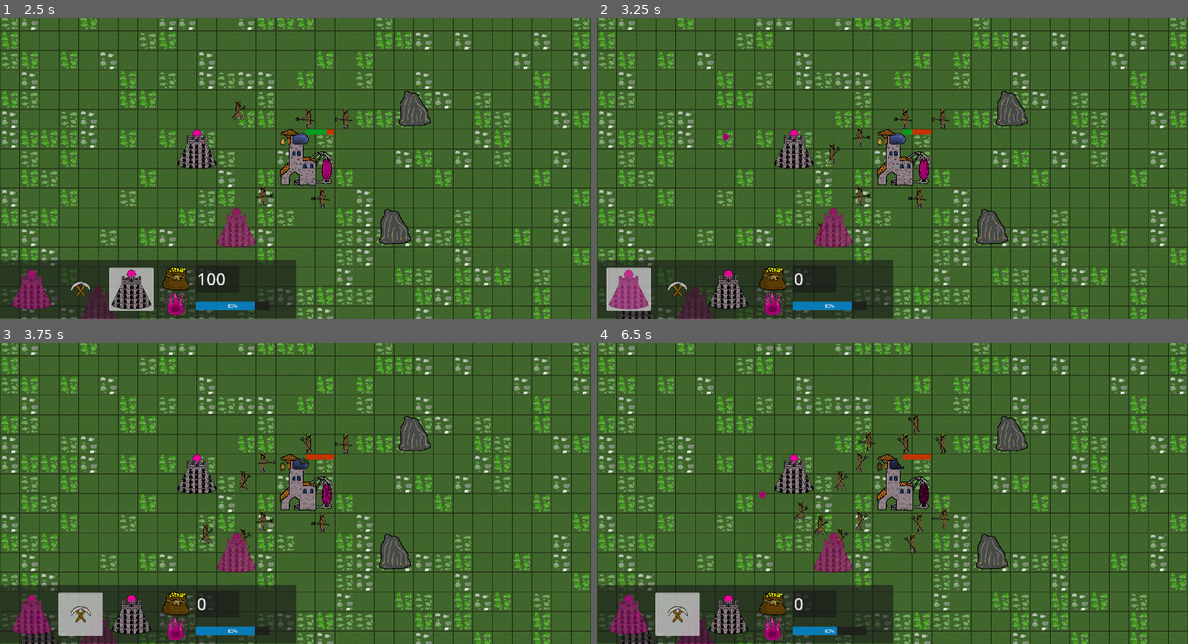
Above: before the commit, frames 1-4 (two rows, left to right).
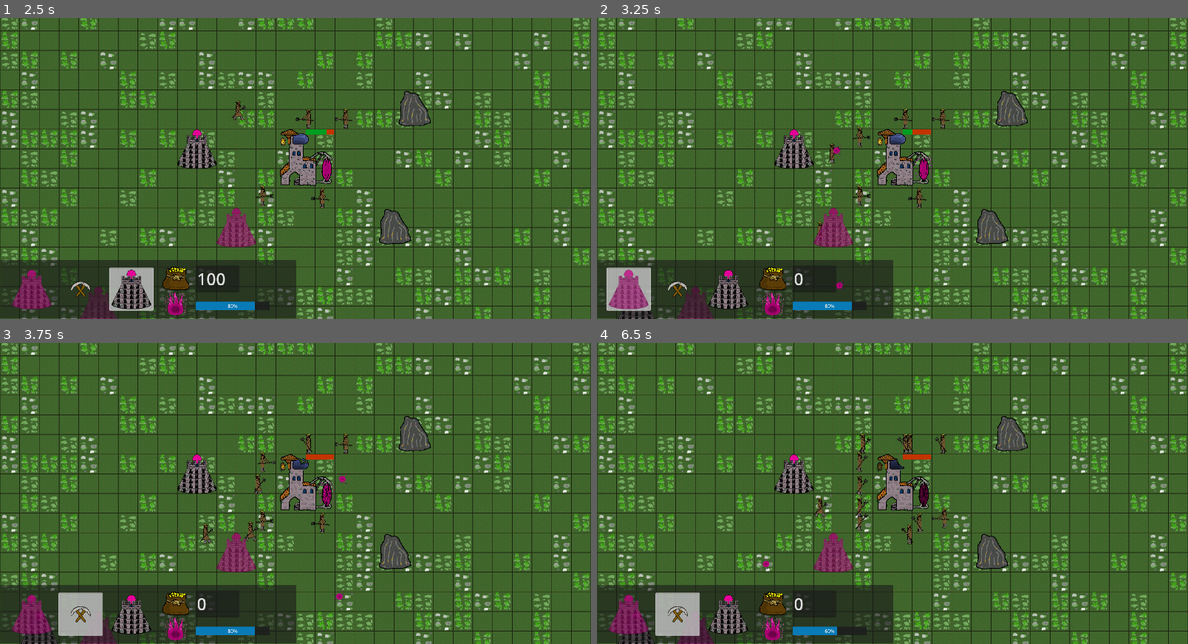
Above: after the commit, the same moments.

Repository: jaroslav2324/ludum_dare_54
Game: Godot game, scene res://scenes/main_scene.tscn
Same seed, same stepped clock (60 frames per second), same inputs: the game is played once before the commit and once after it. Sound files missing from this copy of the repository are replaced by a short silence.
Inputs (mouse positions are in pixels of both pictures, inside the frame that each line leads up to):
- Up to frame 1 (2.5 s): click (29, 288) at 0.5 s; click (82, 288) at 1.25 s; click (130, 288) at 2 s
- Up to frame 2 (3.25 s): click (626, 288) at 2.75 s
- Up to frame 3 (3.75 s): click (82, 613) at 3.5 s
- Up to frame 4 (6.5 s): click (727, 613) at 4.25 s; click (626, 613) at 5 s; click (679, 613) at 5.75 s

Frame 1 is identical in both runs. In frame 2, less than 0.1% of the frame differs, in the area x 21-42%, y 37-91%; in frame 3, 0.3%; in frame 4, 0.8%, in the area x 27-55%, y 23-76%.

Commit message:
normal tower attack

Diff:
--- a/scenes/ball.gd
+++ b/scenes/ball.gd
@@ -1,6 +1,6 @@
 extends RigidBody2D
 
-var damage = 1
+var damage = 2
 var speed = 700
 
 # Called when the node enters the scene tree for the first time.
@@ -14,4 +14,6 @@
 
 
 func _on_area_2d_body_entered(body):
-	queue_free()
+	body.apply_damage(damage)
+	#queue_free()
+	pass
--- a/scenes/ball.tscn
+++ b/scenes/ball.tscn
@@ -28,6 +28,7 @@
 [node name="ball" type="RigidBody2D"]
 collision_layer = 0
 collision_mask = 0
+gravity_scale = 0.0
 script = ExtResource("1_85i7x")
 
 [node name="AnimatedSprite2D" type="AnimatedSprite2D" parent="."]
@@ -39,6 +40,8 @@
 shape = SubResource("CircleShape2D_k477i")
 
 [node name="Area2D" type="Area2D" parent="."]
+collision_layer = 0
+collision_mask = 2
 
 [node name="CollisionShape2D" type="CollisionShape2D" parent="Area2D"]
 shape = SubResource("CircleShape2D_k477i")
--- a/scenes/enemy.tscn
+++ b/scenes/enemy.tscn
@@ -182,8 +182,7 @@
 size = Vector2(64, 66)
 
 [node name="Enemy" type="RigidBody2D" groups=["enemies"]]
-collision_layer = 3
-collision_mask = 3
+collision_layer = 2
 gravity_scale = 0.0
 script = ExtResource("1_f1vui")
 
--- a/scenes/tower.gd
+++ b/scenes/tower.gd
@@ -24,7 +24,7 @@
 
 # Called every frame. 'delta' is the elapsed time since the previous frame.
 func _process(delta):
-
+	#print(get_global_mouse_position())
 	pass
 
 
@@ -48,7 +48,7 @@
 		target = body
 		fire()
 		$attackPlayer.play()
-		target.apply_damage(tower_damage)
+		#target.apply_damage(tower_damage)
 		$radius/damageTimer.start(tower_attack_speed)
 	pass # Replace with function body.
 
@@ -67,17 +67,17 @@
 
 func _on_damage_timer_timeout():
 	$attackPlayer.play()
-	target.apply_damage(tower_damage)
+	#target.apply_damage(tower_damage)
 	fire()
 	pass # Replace with function body.
 
 func fire():
 	var instance = ball.instantiate()
-	instance.position = get_global_position()
-	print("instance.position", instance.position)
-	print("instance.rotation beg", instance.rotation)
+	instance.position = position
+	print("instance.position ", instance.position)
+	print("instance.rotation beg ", instance.rotation)
 	var a = instance.position - target.position
 	instance.rotation = a.angle() + PI
-	add_child(instance)
-	print("instance.rotation", instance.rotation)
-	instance.apply_central_impulse(Vector2(500,0).rotated(instance.rotation))
+	get_tree().get_root().add_child(instance)
+	print("instance.rotation ", instance.rotation)
+	instance.apply_central_impulse(Vector2(700,0).rotated(instance.rotation))
--- a/scenes/tower.tscn
+++ b/scenes/tower.tscn
@@ -55,6 +55,7 @@
 
 [node name="Tower" type="RigidBody2D"]
 gravity_scale = 0.0
+lock_rotation = true
 script = ExtResource("1_pwjn1")
 
 [node name="AnimatedSprite2D" type="AnimatedSprite2D" parent="."]
@@ -66,6 +67,8 @@
 shape = SubResource("RectangleShape2D_fuqtg")
 
 [node name="radius" type="Area2D" parent="."]
+collision_layer = 0
+collision_mask = 2
 
 [node name="radiusSprite" type="Sprite2D" parent="radius"]
 visible = false
--- a/scenes/tower_magic.gd
+++ b/scenes/tower_magic.gd
@@ -7,6 +7,7 @@
 
 var target
 var aimed_target = false
+var ball = preload("res://scenes/ball.tscn")
 
 # Called when the node enters the scene tree for the first time.
 func _ready():
@@ -42,8 +43,9 @@
 	if body.is_in_group("enemies") and not aimed_target:
 		aimed_target = true
 		target = body
+		fire()
 		$attackPlayer.play()
-		target.apply_damage(tower_damage)
+		#target.apply_damage(tower_damage)
 		$radius/damageTimer.start(tower_attack_speed)
 	pass # Replace with function body.
 
@@ -58,5 +60,17 @@
 
 func _on_damage_timer_timeout():
 	$attackPlayer.play()
-	target.apply_damage(tower_damage)
+	#target.apply_damage(tower_damage)
+	fire()
 	pass # Replace with function body.
+
+func fire():
+	var instance = ball.instantiate()
+	instance.position = position
+	print("instance.position ", instance.position)
+	print("instance.rotation beg ", instance.rotation)
+	var a = instance.position - target.position
+	instance.rotation = a.angle() + PI
+	get_tree().get_root().add_child(instance)
+	print("instance.rotation ", instance.rotation)
+	instance.apply_central_impulse(Vector2(700,0).rotated(instance.rotation))
--- a/scenes/tower_magic.tscn
+++ b/scenes/tower_magic.tscn
@@ -134,6 +134,8 @@
 shape = SubResource("RectangleShape2D_2c1ts")
 
 [node name="radius" type="Area2D" parent="."]
+collision_layer = 0
+collision_mask = 2
 
 [node name="radiusSprite" type="Sprite2D" parent="radius"]
 visible = false
